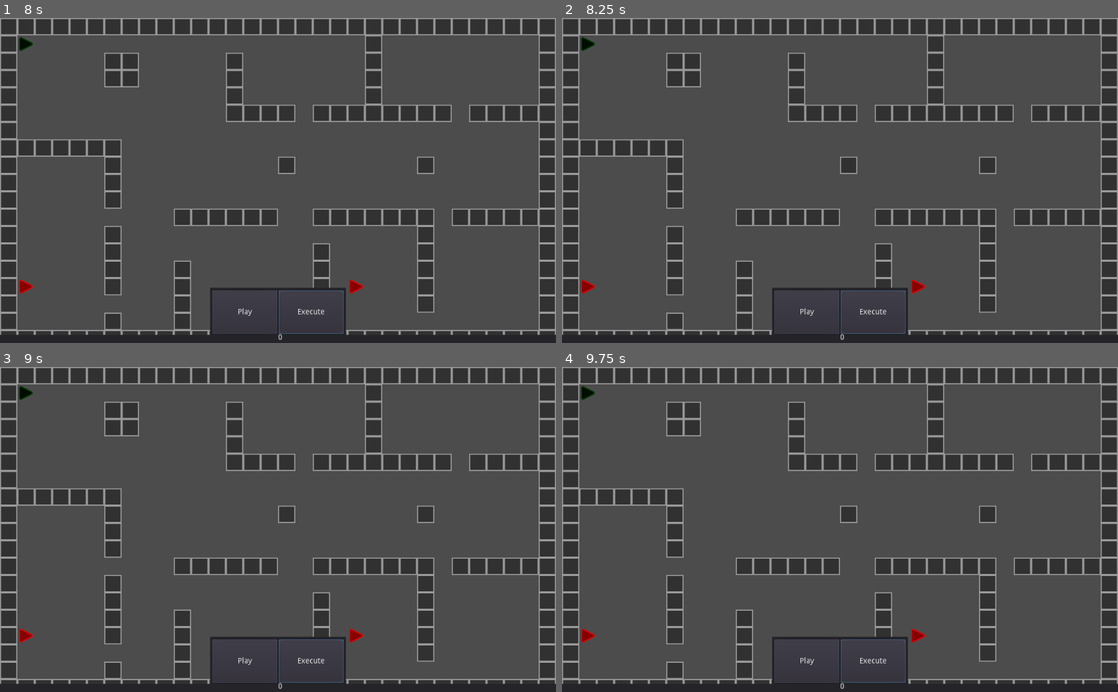
Above: before the commit, frames 1-4 (two rows, left to right).
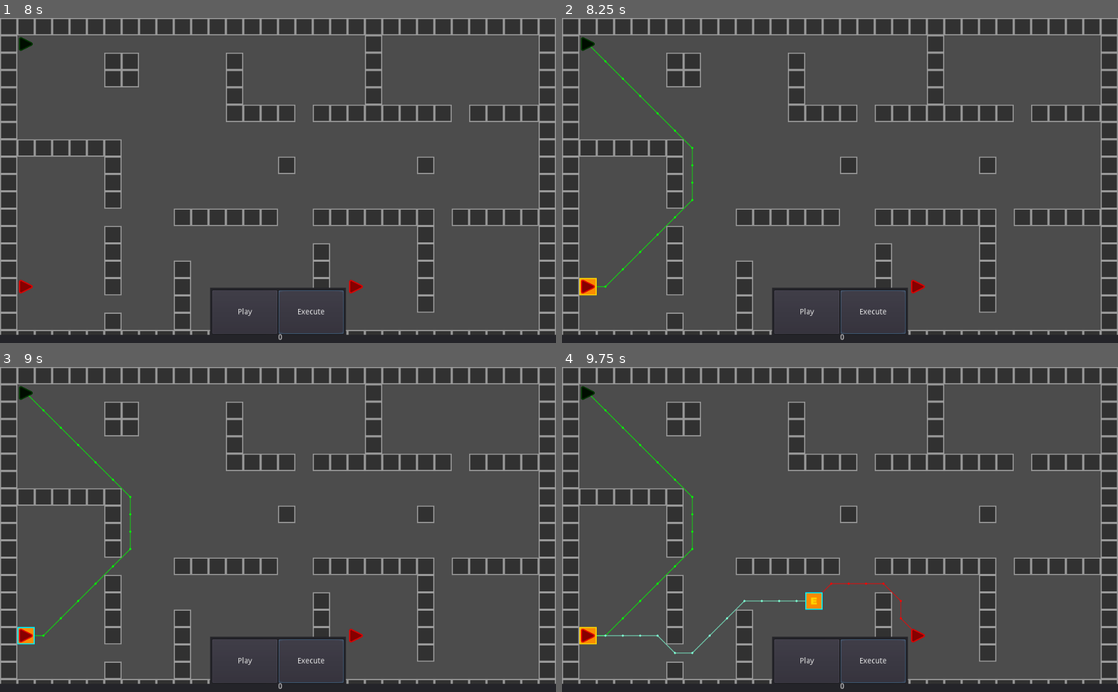
Above: after the commit, the same moments.

Repository: Matthew-Underwood/Jasper
Game: Godot game, scene res://scenes/main.tscn
The game is run twice, just before and just after one commit, with the same random seed, the same clock (stepped at 60 frames per second) and the same inputs.
Inputs (mouse positions are in pixels of both pictures, inside the frame that each line leads up to):
- Up to frame 1 (8 s): click "Play" at 0.5 s; click "Stop" at 1.25 s; click "Play" at 2 s; click "Execute" at 2.75 s; click "Stop" at 3.5 s; click "Execute" at 4.25 s; click "Play" at 5 s; click "Stop" at 5.75 s; click "Execute" at 6.5 s; tap Enter at 7.25 s; move the mouse to (27, 44) at 7.27 s; press the mouse at (27, 44) at 7.28 s
- Up to frame 2 (8.25 s): move the mouse to (589, 287) at 8.02 s; release the mouse at (589, 287) at 8.03 s; tap Backspace (delete_waypoint) at 8.1 s; click (589, 287) at 8.17 s
- Up to frame 3 (9 s): click (27, 636) at 8.75 s; move the mouse to (355, 636) at 8.77 s; press the mouse at (355, 636) at 8.78 s
- Up to frame 4 (9.75 s): move the mouse to (812, 594) at 9.52 s; release the mouse at (812, 594) at 9.53 s; tap Backspace (delete_waypoint) at 9.6 s; click (812, 594) at 9.67 s

Frame 1 is identical in both runs. In frame 2, 0.3% of the frame differs, in the area x 3-24%, y 8-86%; in frame 3, 0.3%; in frame 4, 0.7%, in the area x 3-63%, y 8-89%.

Commit message:
Fix bug returning before connecting cells

Diff:
--- a/classes/pathing/pathing_factory.gd
+++ b/classes/pathing/pathing_factory.gd
@@ -5,5 +5,5 @@
 	var pathing = load("res://classes/pathing/pathing.gd")
 	pathing = pathing.new(aStar, map)
 	var walkableTiles = pathing.addWalkableCells(obstacles)
+	pathing.connectWalkableCellsDiagonal(walkableTiles)
 	return pathing
-	pathing.connectWalkableCellsDiagonal(walkableTiles)
--- a/scenes/main.tscn
+++ b/scenes/main.tscn
@@ -20,7 +20,6 @@
 [node name="Characters" type="Node2D" parent="."]
 
 [node name="Panel" parent="." instance=ExtResource( 4 )]
-mouse_filter = 2
 
 [node name="Timer" type="Timer" parent="."]
 wait_time = 6.0
--- a/scenes/ui/turn_playback.tscn
+++ b/scenes/ui/turn_playback.tscn
@@ -10,6 +10,7 @@
 margin_bottom = 600.0
 grow_horizontal = 0
 grow_vertical = 0
+mouse_filter = 2
 script = ExtResource( 6 )
 __meta__ = {
 "_edit_use_anchors_": false
